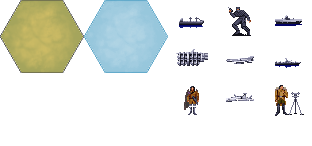
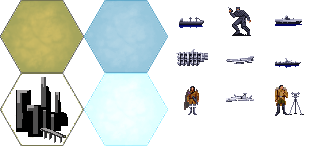
Layer changes from the first w=312, h=146 image to the second:
added layer "Pasted Layer #2" above "Pasted Layer #1" over [0, 73, 84, 146]
added layer "Pasted Layer copy #1" above "Pasted Layer copy" over [84, 73, 168, 146]
added layer "Pasted Layer copy" above "Pasted Layer" over [84, 73, 168, 146]
